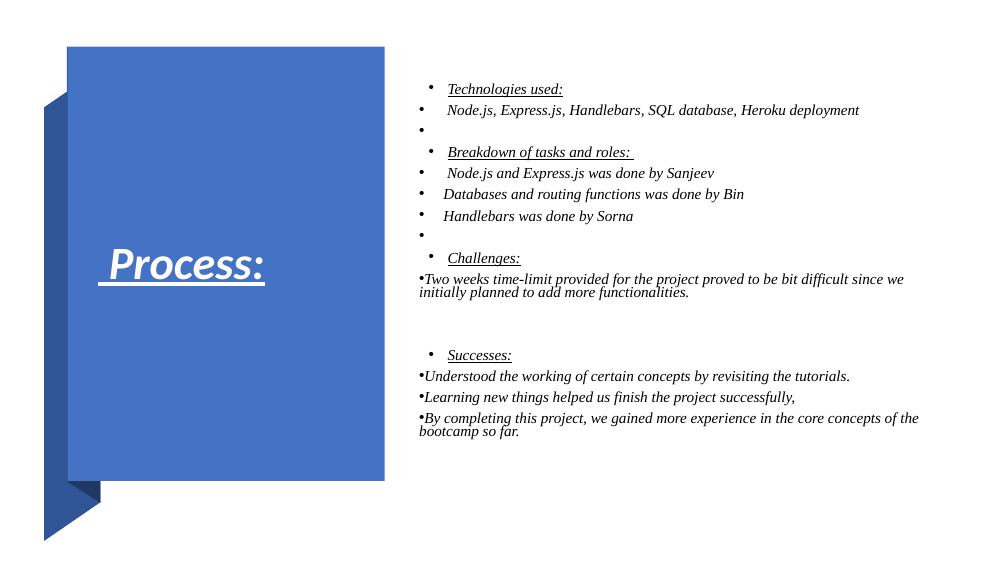
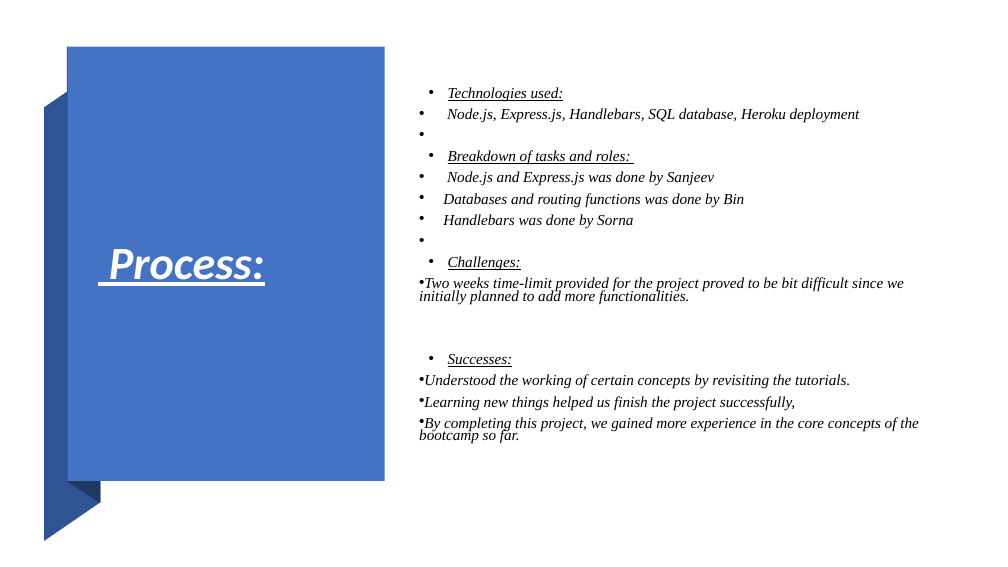
Before and after one commit to SanjeevKumar-DEV/Doctor-Appointment, a slide deck: slide 4 of project-documents/Docto_ Appointment.pptx. Drawn at 1008x567 pixels with LibreOffice and Linux fonts; fonts in the diff are those of the drawing. Boxes give left, top, right and bottom in pixels: in the first picture for what was removed or moved away, otherwise in the second. Text is boxed around its words. In the diff, an @@ line names an element or a change of style, - is before the commit and + after.

```diff
--- a/project-documents/Docto_ Appointment.pptx
+++ b/project-documents/Docto_ Appointment.pptx
@@ subtitle "Technologies used:" at (419, 87, 919, 444): less space between paragraphs; indent changed @@
```
Also in this commit, not shown: 5 other slides changed, 1 other file.
